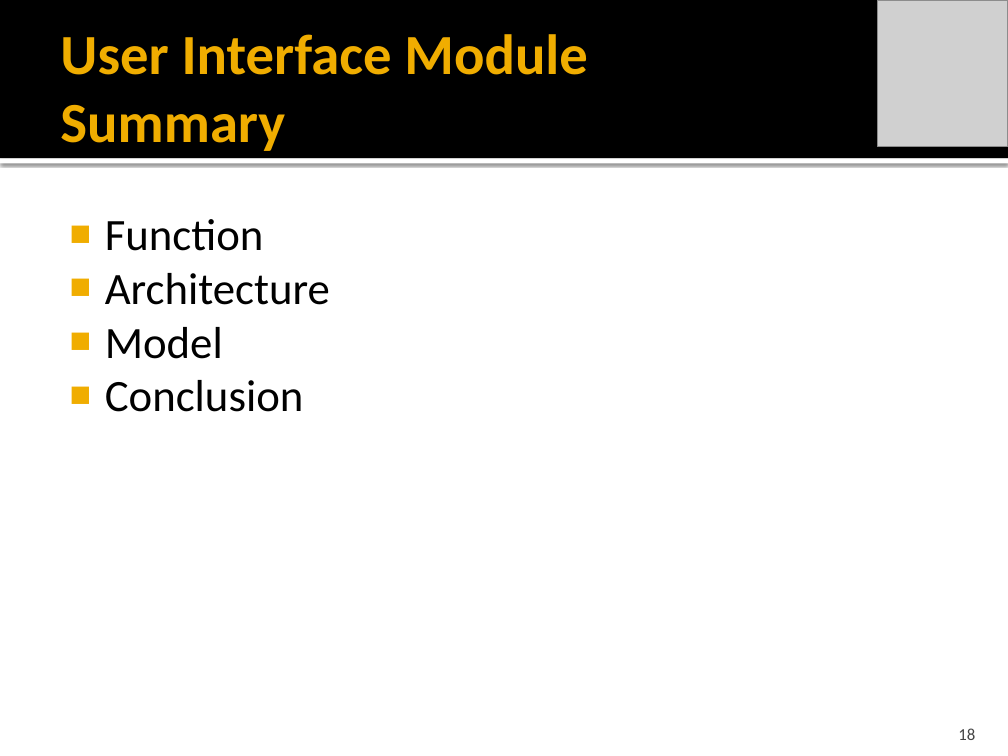
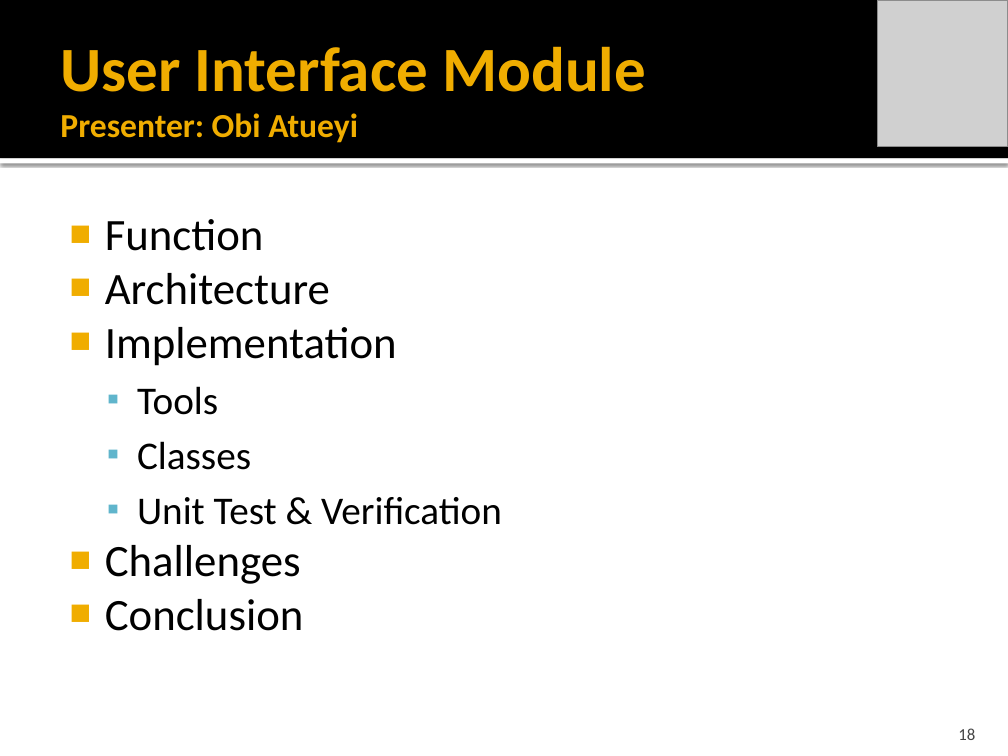
Before and after one commit to idxExtropy/duel-reality, a slide deck: slide 18 of Docs/DUEL REALITY .pptx. Drawn at 1008x756 pixels with LibreOffice and Linux fonts; fonts in the diff are those of the drawing; grey boxes stand for pictures. Boxes give left, top, right and bottom in pixels: in the first picture for what was removed or moved away, otherwise in the second. Text is boxed around its words. In the diff, an @@ line names an element or a change of style, - is before the commit and + after.

```diff
--- a/Docs/DUEL REALITY .pptx
+++ b/Docs/DUEL REALITY .pptx
@@ title at <box>60,46,646,143</box>: text changed; size 40.5 to 45 pt @@
-User Interface Module
-Summary
+User Interface Module
+Presenter: Obi Atueyi
@@ text at <box>105,327,502,584</box>: text changed; size 32 to 28 pt @@
-■ Model
+■ Implementation
+  ▪ Tools
+  ▪ Classes
+  ▪ Unit Test & Verification
+■ Challenges
```
Also in this commit, not shown: 1 other slide changed, 8 slides added.
